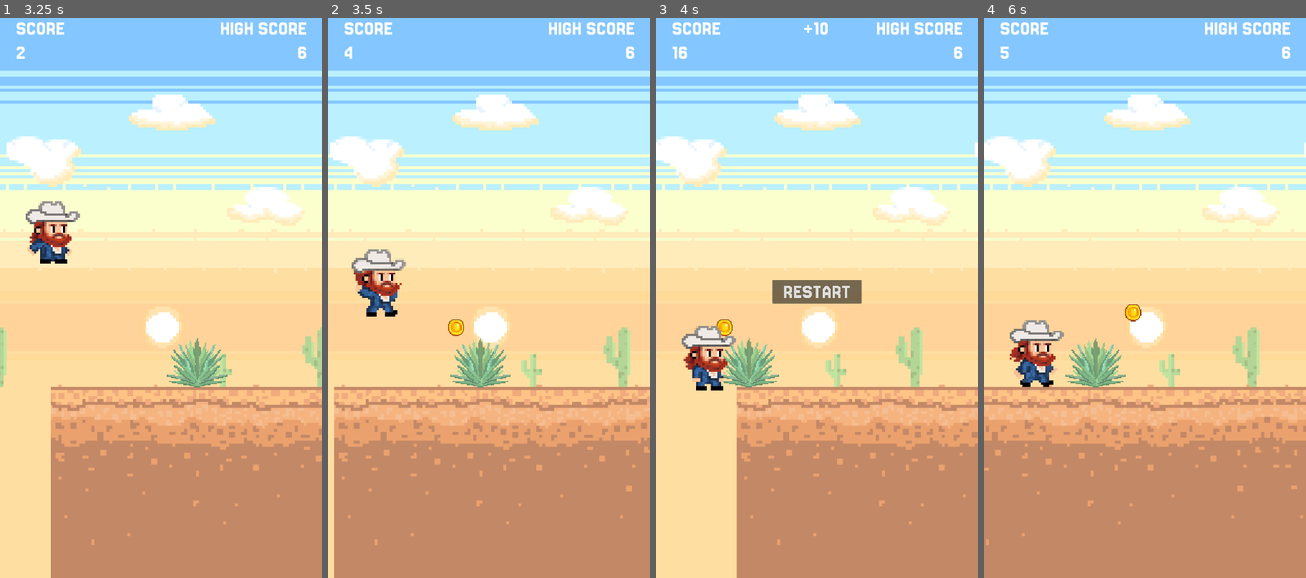
Above: before the commit, frames 1-4 (left to right).
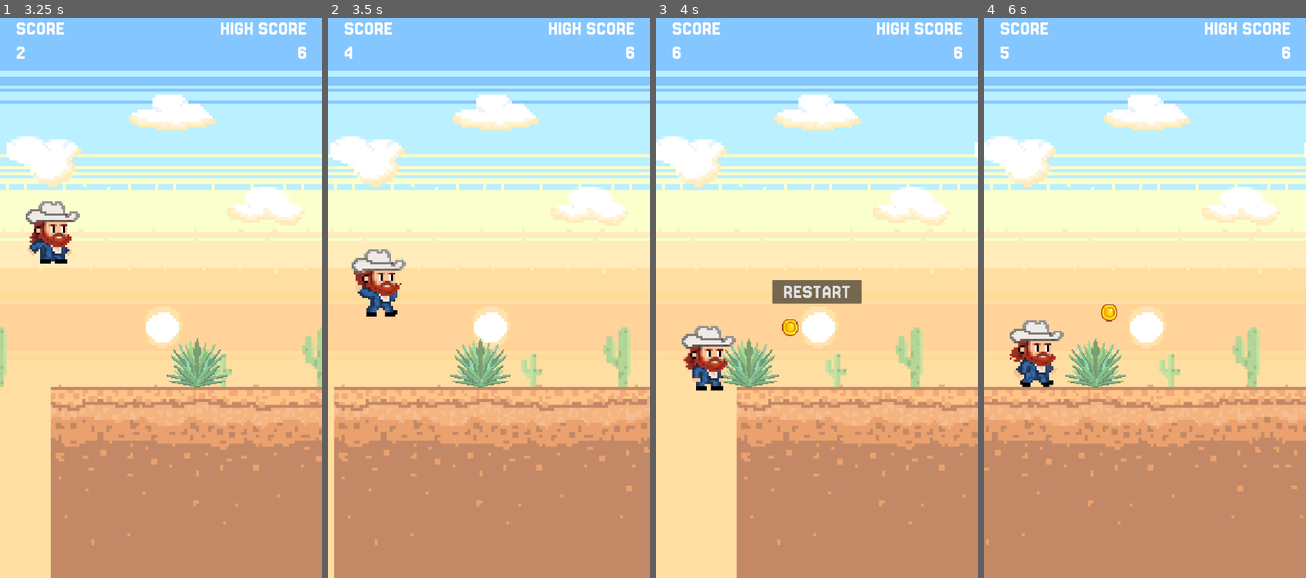
Above: after the commit, the same moments.

Repository: rgomezp/cowboy-game
Game: Godot game, scene res://scenes/main.tscn
Same seed, same stepped clock (60 frames per second), same inputs: the game is played once before the commit and once after it.
Inputs:
- Up to frame 1 (3.25 s): tap Enter (ui_accept) at 0.5, 0.77, 1.52, 2.75 s; click "RESTART" at 2 s; hold Down (ui_down) from 2.78 s (still down)
- Up to frame 2 (3.5 s): keep holding Down (ui_down)
- Up to frame 3 (4 s): release Down (ui_down) at 3.53 s; tap Enter (ui_accept) at 3.77 s
- Up to frame 4 (6 s): click "RESTART" at 4.25 s; tap Enter (ui_accept) at 5, 5.27 s; hold Down (ui_down) from 5.78 s (still down)

Frame 1 is identical in both runs. In frame 2, 0.1% of the frame differs, in the area x 37-43%, y 53-57%; in frame 3, 0.4%, in the area x 5-54%, y 0-57%; in frame 4, 0.3%.

Commit message:
Implements coin wall spawning
Adds the ability to spawn a "wall" of coins at intervals.
This introduces a new challenge and reward mechanic.
The wall spawns coins rapidly in a horizontal line with randomized vertical offset, creating a more dynamic obstacle.
Regular coin spawning is paused while the wall is being generated.

Diff:
--- a/scenes/CoinSpawner.gd
+++ b/scenes/CoinSpawner.gd
@@ -11,6 +11,15 @@
 var screen_size: Vector2i
 var ground_top_y: float = 1280.0  # Ground top Y position
 
+# Wall of coins spawning variables
+var last_wall_time: float = 0.0
+var next_wall_interval: float = 0.0
+var is_spawning_wall: bool = false
+var wall_coins_spawned: int = 0
+var wall_coins_total: int = 10
+var wall_spawn_delay: float = 0.05  # Delay between each coin in the wall (rapid succession)
+var last_wall_coin_time: float = 0.0
+
 func initialize(coin_scene: PackedScene, screen_size: Vector2i, ground_top_y: float = 1280.0):
 	self.coin_scene = coin_scene
 	self.screen_size = screen_size
@@ -19,14 +28,46 @@
 func reset():
 	last_coin_time = 0.0
 	next_coin_interval = randf_range(0.5, 2.0)  # Much more frequent than butterflies
+	last_wall_time = 0.0
+	next_wall_interval = randf_range(5.0, 10.0)  # Spawn wall every 5-10 seconds
+	is_spawning_wall = false
+	wall_coins_spawned = 0
 
 func update(delta: float, current_distance: int) -> Node:
-	last_coin_time += delta
-	if last_coin_time >= next_coin_interval:
-		var coin = spawn_coin(current_distance)
-		last_coin_time = 0.0
-		next_coin_interval = randf_range(0.5, 2.0)  # Spawn every 0.5-2 seconds
-		return coin
+	# Handle wall of coins spawning
+	if is_spawning_wall:
+		last_wall_coin_time += delta
+		if last_wall_coin_time >= wall_spawn_delay:
+			var coin = spawn_wall_coin(current_distance)
+			wall_coins_spawned += 1
+			last_wall_coin_time = 0.0
+
+			if wall_coins_spawned >= wall_coins_total:
+				# Finished spawning wall
+				is_spawning_wall = false
+				wall_coins_spawned = 0
+				last_wall_time = 0.0
+				next_wall_interval = randf_range(5.0, 10.0)  # Schedule next wall
+
+			return coin
+	else:
+		# Check if it's time to start a new wall
+		last_wall_time += delta
+		if last_wall_time >= next_wall_interval:
+			is_spawning_wall = true
+			wall_coins_spawned = 0
+			last_wall_coin_time = 0.0
+			# Don't reset last_wall_time yet - we'll do it after the wall is complete
+
+	# Handle regular random coin spawning (only when not spawning a wall)
+	if not is_spawning_wall:
+		last_coin_time += delta
+		if last_coin_time >= next_coin_interval:
+			var coin = spawn_coin(current_distance)
+			last_coin_time = 0.0
+			next_coin_interval = randf_range(0.5, 2.0)  # Spawn every 0.5-2 seconds
+			return coin
+
 	return null
 
 func spawn_coin(current_distance: int) -> Node:
@@ -39,3 +80,16 @@
 	coin.position = Vector2i(obs_x, obs_y)
 	coin_spawned.emit(coin)
 	return coin
+
+func spawn_wall_coin(current_distance: int) -> Node:
+	var coin = coin_scene.instantiate()
+	# Space coins horizontally to create a wall effect
+	# Each coin is spaced 50 pixels apart horizontally
+	var horizontal_spacing: int = 50
+	var obs_x: int = screen_size.x + current_distance + 100 + (wall_coins_spawned * horizontal_spacing)
+	# For wall coins, use random heights to create a more chaotic wall effect
+	var height_offset = coin_height_offsets[randi() % coin_height_offsets.size()]
+	var obs_y: int = int(ground_top_y + height_offset)
+	coin.position = Vector2i(obs_x, obs_y)
+	coin_spawned.emit(coin)
+	return coin
